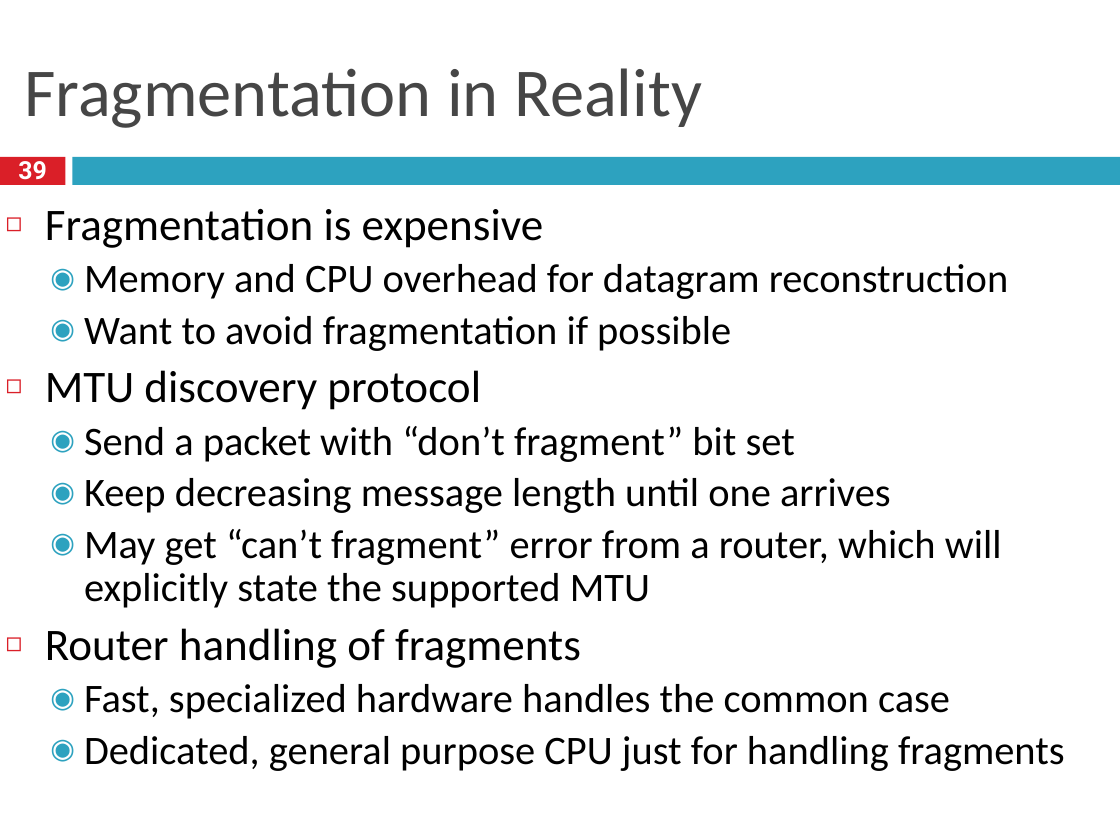
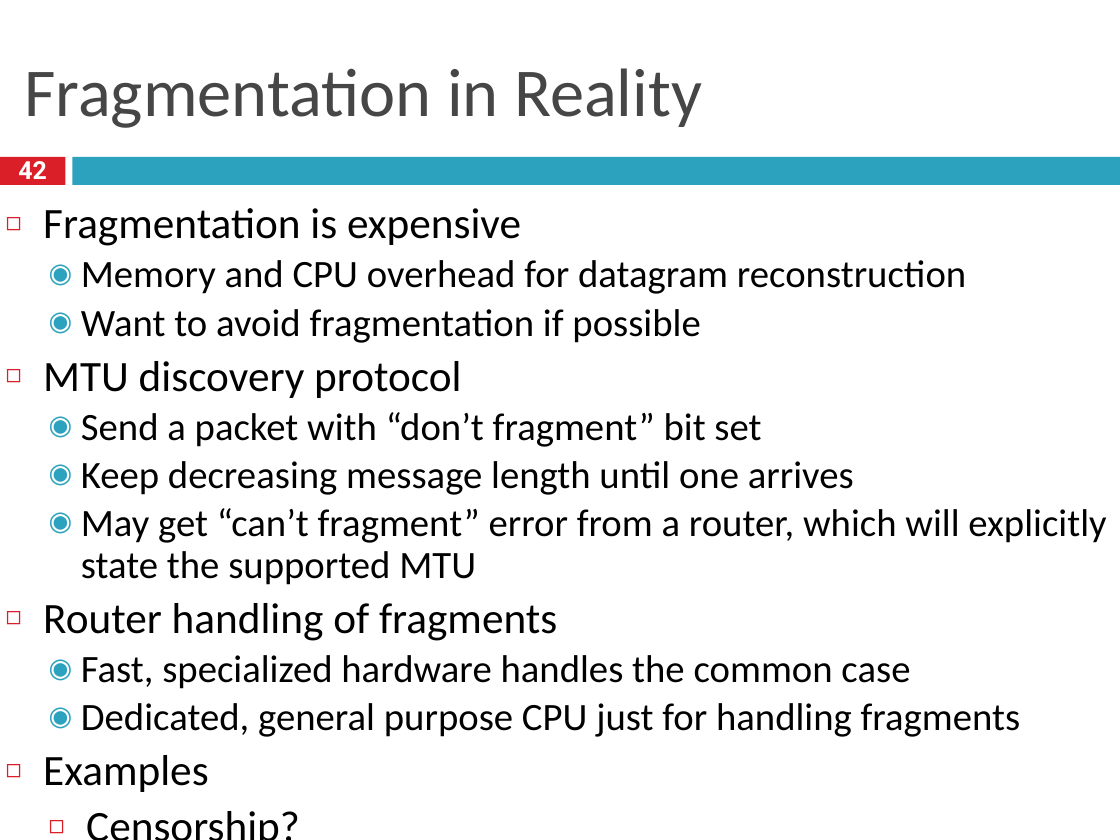
Before and after one commit to taejoong/taejoong.github.io, a slide deck: slide 42 of courses/csci-351/handouts/8-Network.pptx (slide 39 before the commit). Drawn at 1120x840 pixels with LibreOffice and Linux fonts; fonts in the diff are those of the drawing. Boxes give left, top, right and bottom in pixels: in the first picture for what was removed or moved away, otherwise in the second. Text is boxed around its words. In the diff, an @@ line names an element or a change of style, - is before the commit and + after.

```diff
--- a/courses/csci-351/handouts/8-Network.pptx
+++ b/courses/csci-351/handouts/8-Network.pptx
@@ page number at [18, 161, 46, 186]: text changed @@
-39
+42
@@ text at [43, 208, 1106, 737]: size 29 to 27.8 pt in "Fragmentation is expensive", "MTU discovery protocol", "Router handling of fragments"; size 26 to 25 pt in "Memory and CPU overhead for datagram reconstruction", "Want to avoid fragmentation if possible", "Send a packet with “don’t fragment” bit ...", "Keep decreasing message length until one arrives" and 3 more places; indent changed; less space between paragraphs @@
@@ text at [43, 755, 208, 792]: paragraphs added @@
+◻ Examples
+  ◻ Censorship?
```
Also in this commit, not shown: 3 other slides changed, 3 slides added, 2 slides removed, 2 other files.
